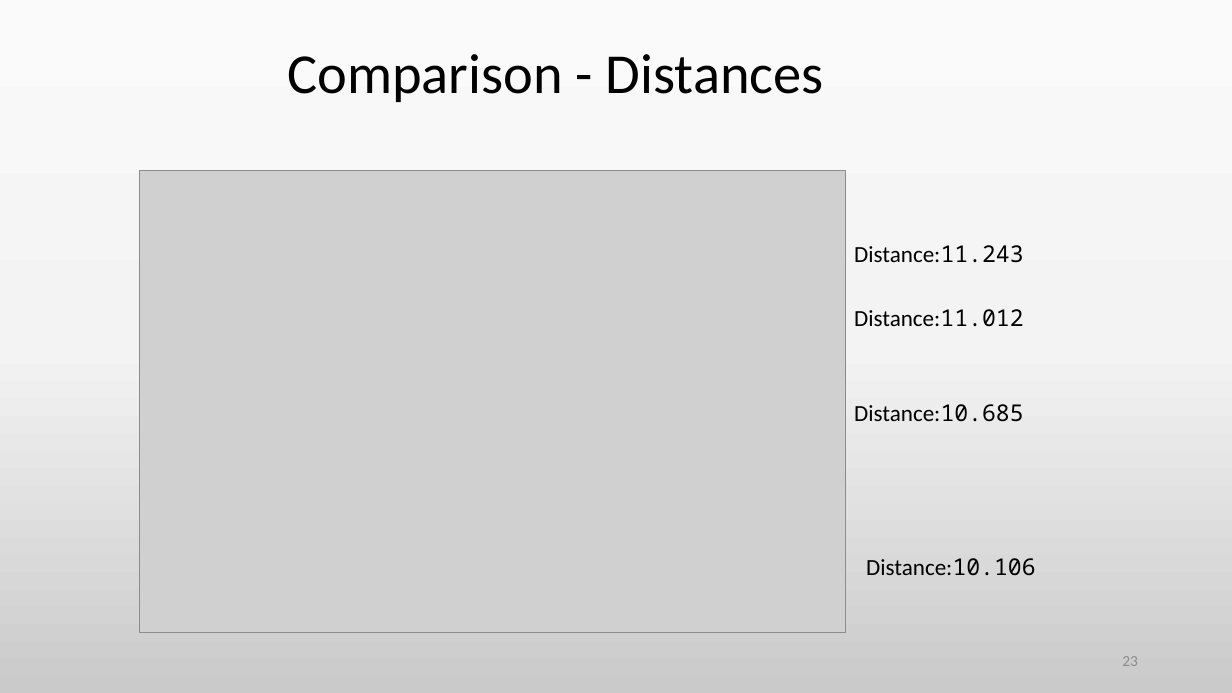
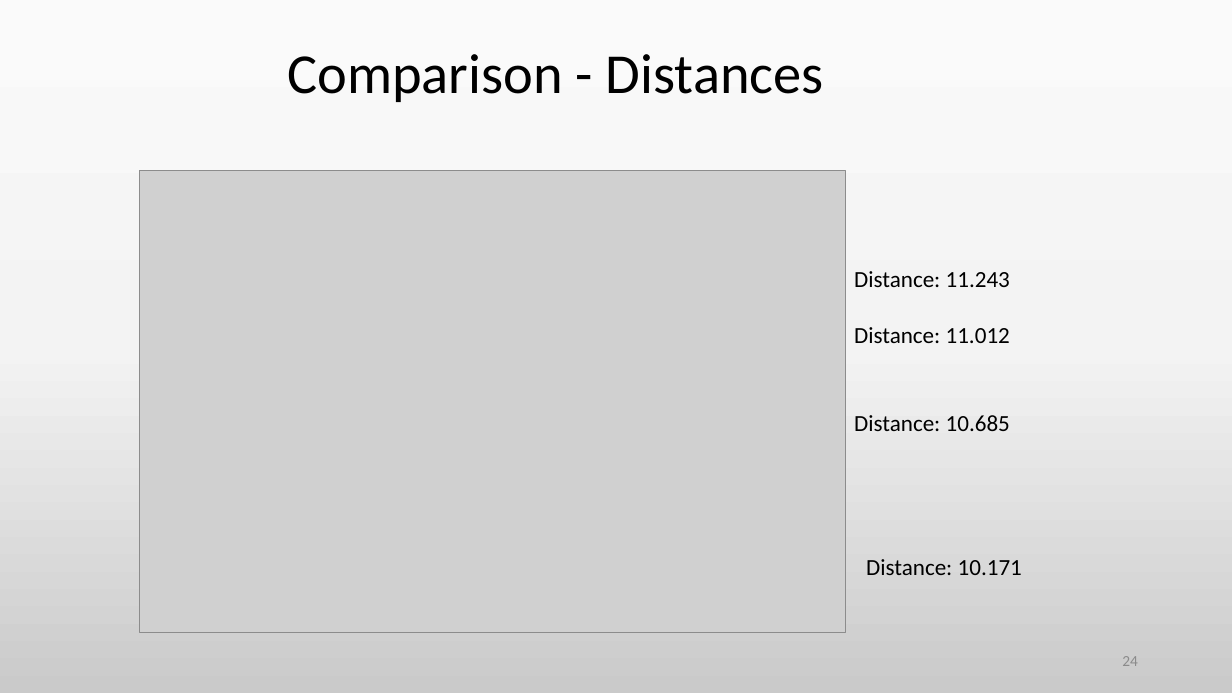
Before and after one commit to jzimm24/CompPhys2425, a slide deck: slide 24 of tsp_Vortrag.pptm (slide 23 before the commit). Drawn at 1232x693 pixels with LibreOffice and Linux fonts; fonts in the diff are those of the drawing; grey boxes stand for pictures. Boxes give left, top, right and bottom in pixels: in the first picture for what was removed or moved away, otherwise in the second. Text is boxed around its words. In the diff, an @@ line names an element or a change of style, - is before the commit and + after.

```diff
--- a/tsp_Vortrag.pptm
+++ b/tsp_Vortrag.pptm
@@ text at <box>854,271,1010,287</box>: spaces changed @@
-Distance:11.243
+Distance: 11.243
@@ text at <box>854,327,1010,343</box>: spaces changed @@
-Distance:11.012
+Distance: 11.012
@@ text at <box>854,415,1010,431</box>: spaces changed @@
-Distance:10.685
+Distance: 10.685
@@ text at <box>866,559,1022,575</box>: text changed @@
-Distance:10.106
+Distance: 10.171
@@ page number at <box>1122,656,1138,666</box>: text changed @@
-23
+24
```
Also in this commit, not shown: 10 other slides changed, 2 slides added, 1 slide removed, 1 other file.
